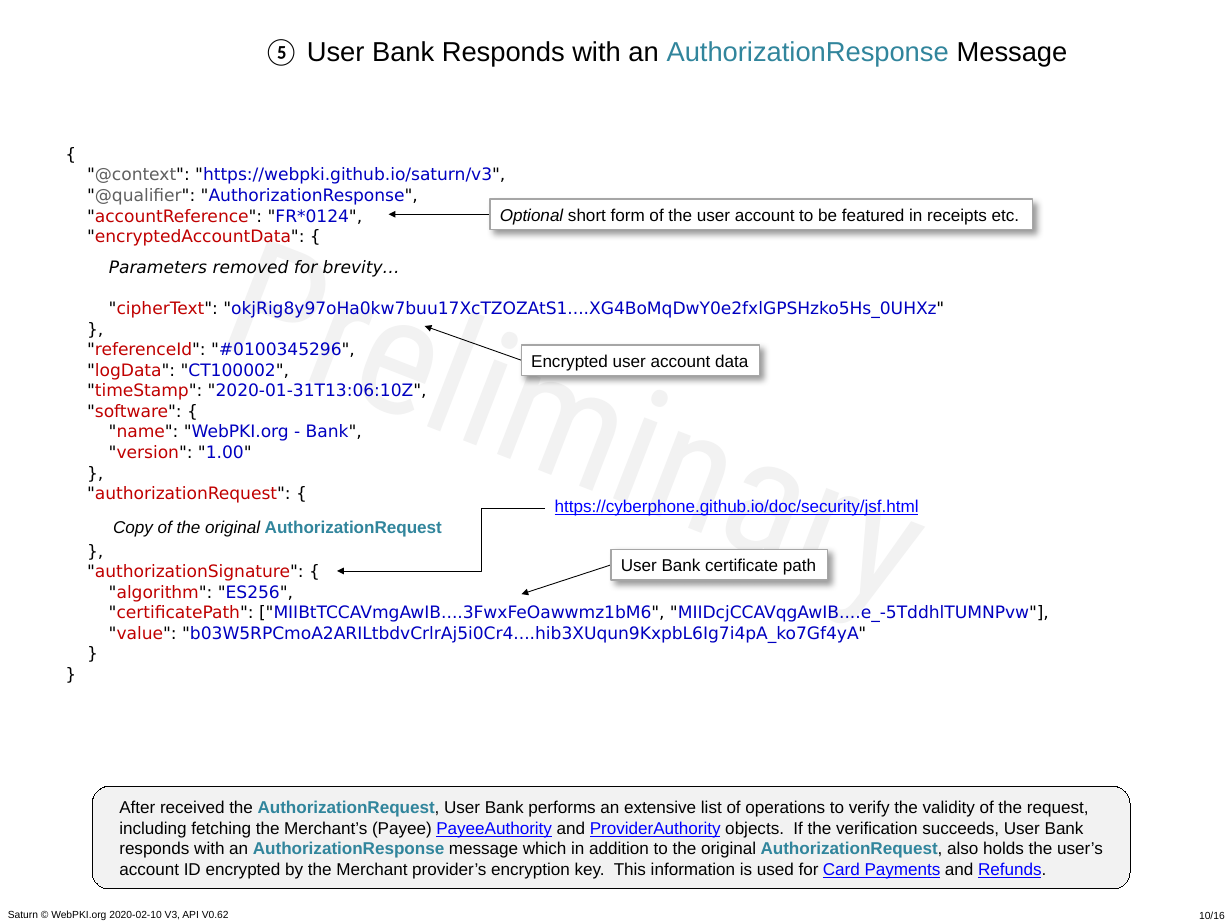
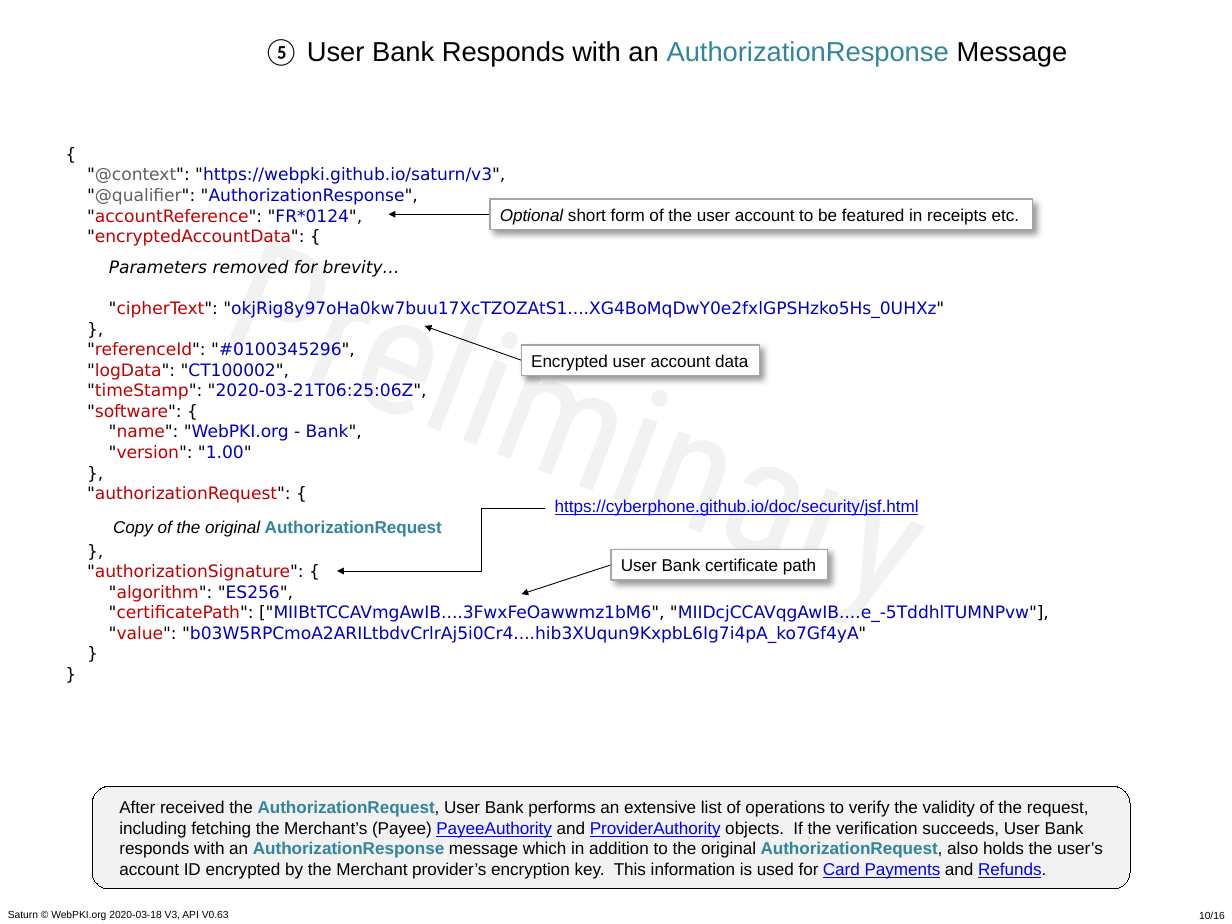
Before and after one commit to cyberphone/doc, a slide deck: slide 10 of saturn/saturn-v3-presentation.pptx. Drawn at 1232x924 pixels with LibreOffice and Linux fonts; fonts in the diff are those of the drawing; background and template pictures are left out. Boxes give left, top, right and bottom in pixels: in the first picture for what was removed or moved away, otherwise in the second. Text is boxed around its words. In the diff, an @@ line names an element or a change of style, - is before the commit and + after.

```diff
--- a/saturn/saturn-v3-presentation.pptx
+++ b/saturn/saturn-v3-presentation.pptx
@@ text at <box>87,260,1049,643</box>: text changed @@
-Parameters removed for brevity…
-"cipherText": "okjRig8y97oHa0kw7buu17XcTZOZAtS1....XG4BoMqDwY0e2fxlGPSHzko5Hs_0UHXz"
-},
-"referenceId": "#0100345296",
-"logData": "CT100002",
-"timeStamp": "2020-01-31T13:06:10Z",
-"software": {
-"name": "WebPKI.org - Bank",
-"version": "1.00"
-},
-"authorizationRequest": {
-Copy of the original AuthorizationRequest
-},
-"authorizationSignature": {
-"algorithm": "ES256",
-"certificatePath": ["MIIBtTCCAVmgAwIB....3FwxFeOawwmz1bM6", "MIIDcjCCAVqgAwIB....e_-5TddhlTUMNPvw"],
-"value": "b03W5RPCmoA2ARILtbdvCrlrAj5i0Cr4....hib3XUqun9KxpbL6Ig7i4pA_ko7Gf4yA"
-}
-}
+Parameters removed for brevity…
+"cipherText": "okjRig8y97oHa0kw7buu17XcTZOZAtS1....XG4BoMqDwY0e2fxlGPSHzko5Hs_0UHXz"
+},
+"referenceId": "#0100345296",
+"logData": "CT100002",
+"timeStamp": "2020-03-21T06:25:06Z",
+"software": {
+"name": "WebPKI.org - Bank",
+"version": "1.00"
+},
+"authorizationRequest": {
+Copy of the original AuthorizationRequest
+},
+"authorizationSignature": {
+"algorithm": "ES256",
+"certificatePath": ["MIIBtTCCAVmgAwIB....3FwxFeOawwmz1bM6", "MIIDcjCCAVqgAwIB....e_-5TddhlTUMNPvw"],
+"value": "b03W5RPCmoA2ARILtbdvCrlrAj5i0Cr4....hib3XUqun9KxpbL6Ig7i4pA_ko7Gf4yA"
+}
+}
@@ text at <box>8,910,229,920</box>: text changed @@
-Saturn © WebPKI.org 2020-02-10 V3, API V0.62
+Saturn © WebPKI.org 2020-03-18 V3, API V0.63
```
Also in this commit, not shown: 15 other slides changed, 7 other files.
